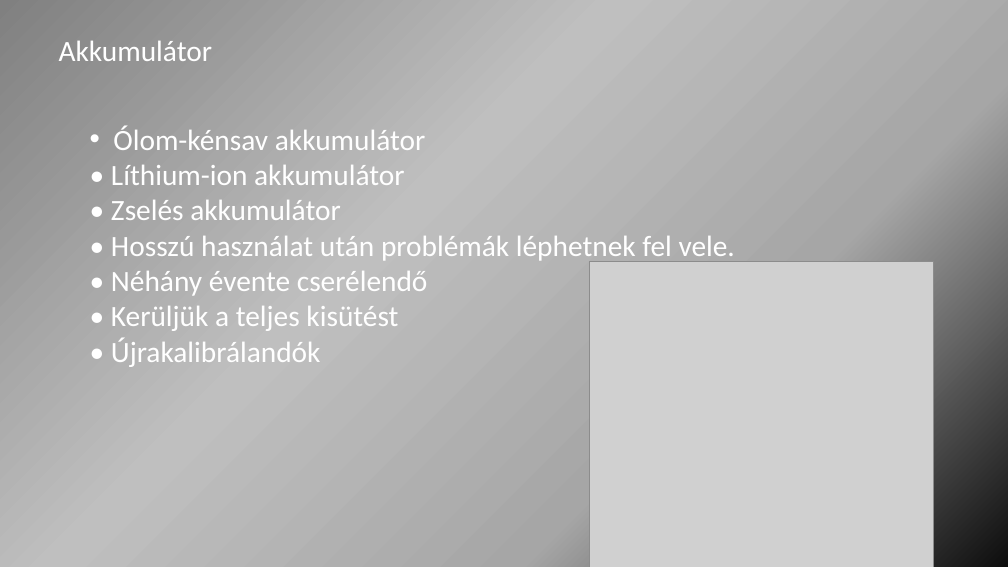
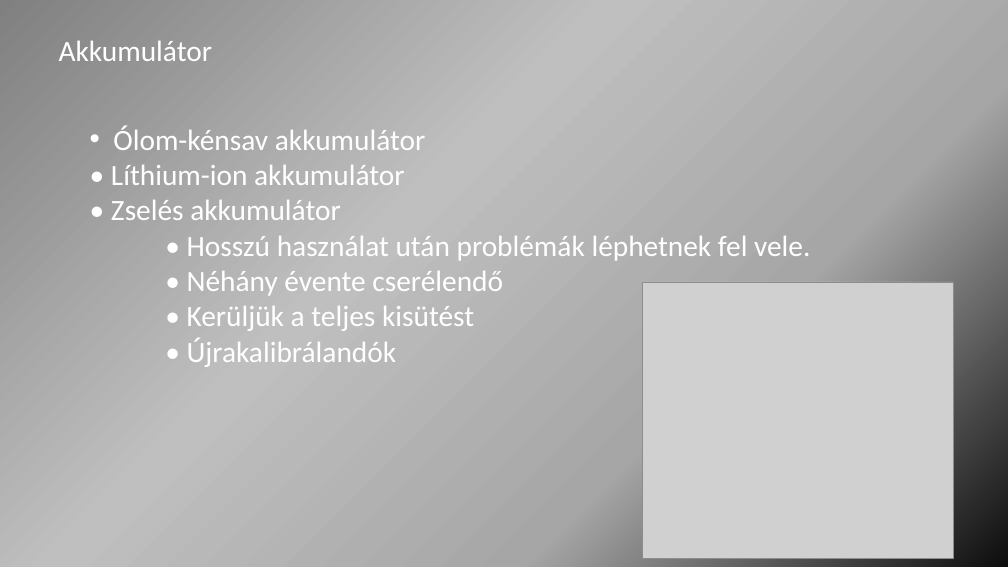
Before and after one commit to RCsSto/cad-cam-szunetment, a slide deck: slide 12 of cad_cam_adv.pptx. Drawn at 1008x567 pixels with LibreOffice and Linux fonts; fonts in the diff are those of the drawing; grey boxes stand for pictures. Boxes give left, top, right and bottom in pixels: in the first picture for what was removed or moved away, otherwise in the second. Text is boxed around its words. In the diff, an @@ line names an element or a change of style, - is before the commit and + after.

```diff
--- a/cad_cam_adv.pptx
+++ b/cad_cam_adv.pptx
@@ text "Ólom-kénsav akkumulátor" rewrapped from (111,125,735,367) to (111,125,810,367) @@
@@ picture: place and size @@
-picture at (590,262,933,567)
+picture at (643,282,954,559)
```
Also in this commit, not shown: 2 other slides changed, 1 other file.
